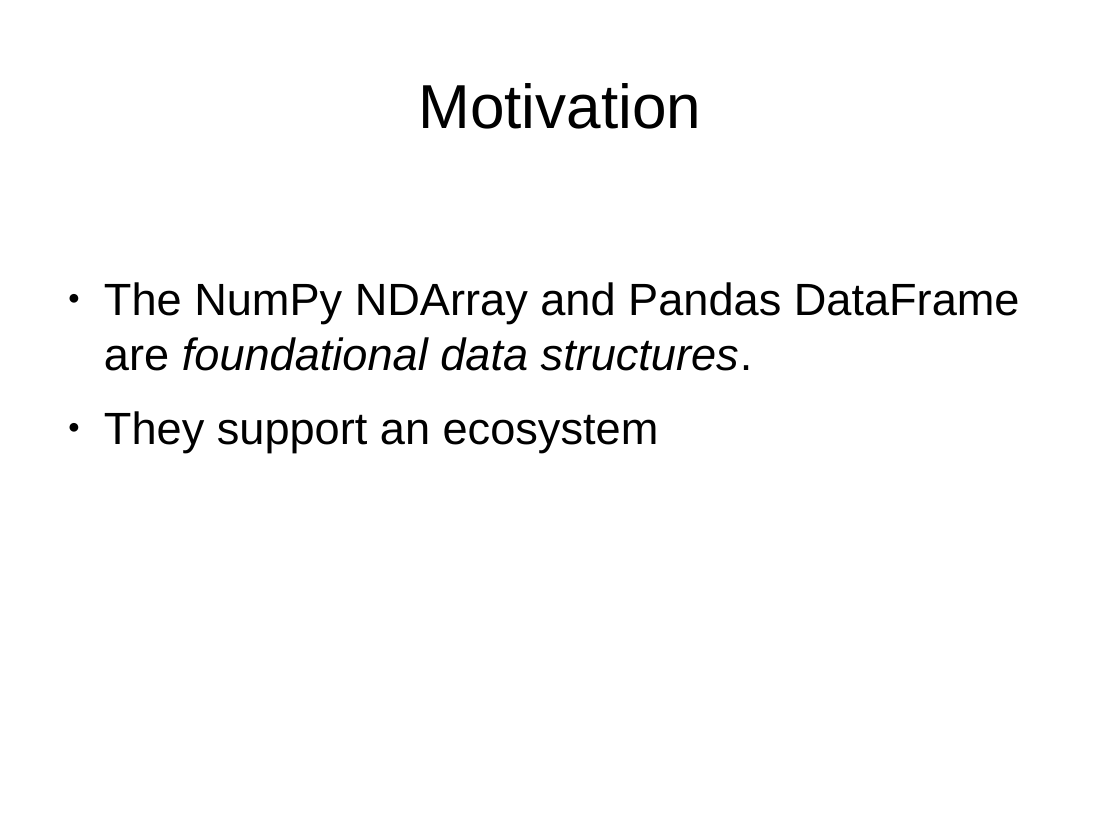
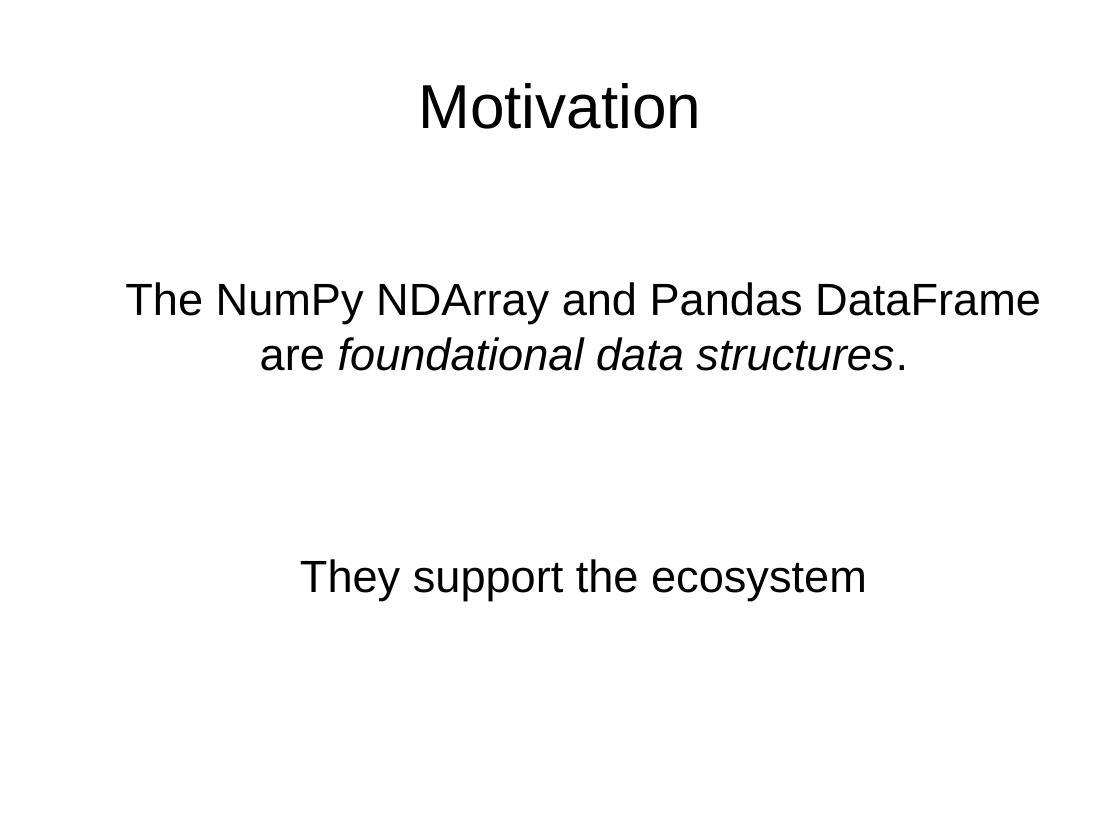
Before and after one commit to mrocklin/blaze-scipy-2014, a slide deck: slide 3 of SciPy2014Blaze.odp. Drawn at 1120x840 pixels with LibreOffice and Linux fonts; fonts in the diff are those of the drawing; background and template pictures are left out. Boxes give left, top, right and bottom in pixels: in the first picture for what was removed or moved away, otherwise in the second. Text is boxed around its words. In the diff, an @@ line names an element or a change of style, - is before the commit and + after.

```diff
--- a/SciPy2014Blaze.odp
+++ b/SciPy2014Blaze.odp
@@ text at (125, 282, 1041, 371): alignment left to centre; bullet ● to none @@
@@ text at (300, 559, 867, 601): text changed @@
-● They support an ecosystem
+They support the ecosystem
```
Also in this commit, not shown: 6 other slides changed, 1 slide added, 1 slide removed.
